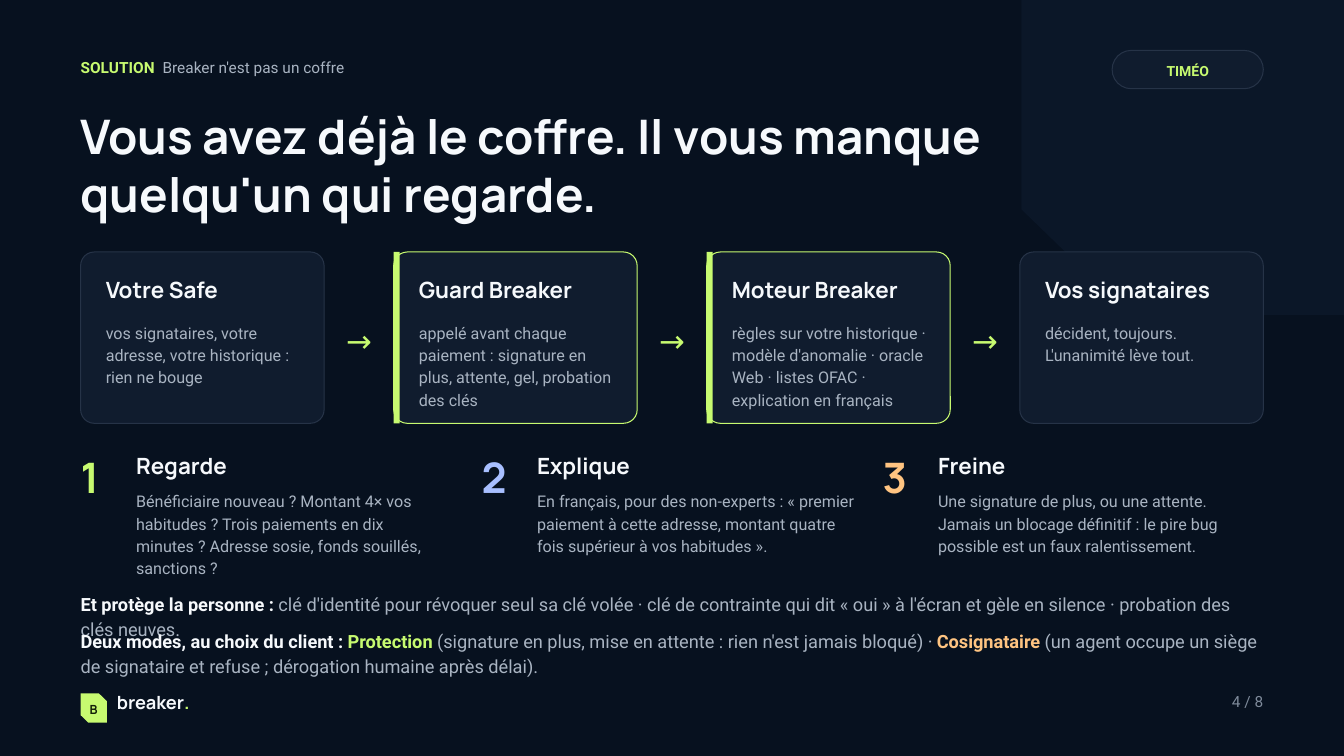
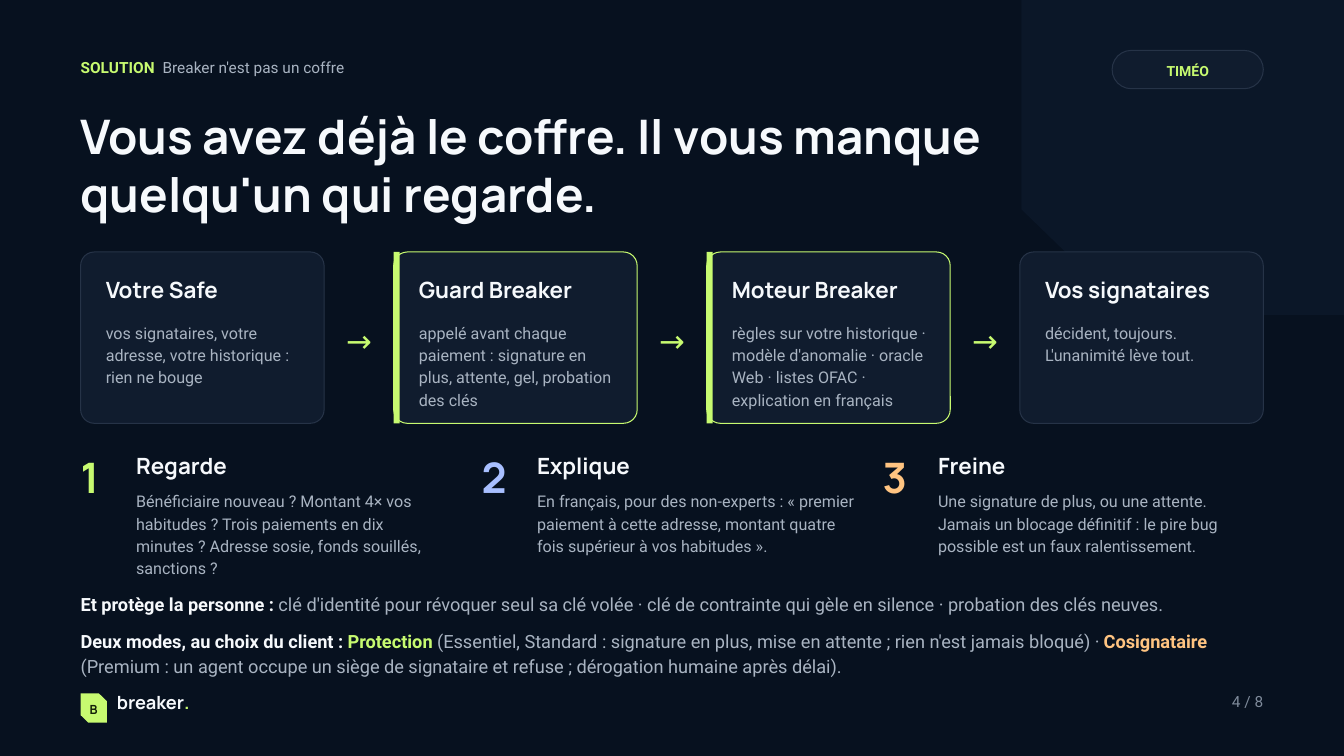
Before and after one commit to veryromain/hackathon-ia-cyber-romain-timeo, a slide deck: slide 4 of shared/pitch/Breaker-pitch.pptx. Drawn at 1344x756 pixels with LibreOffice and Linux fonts; fonts in the diff are those of the drawing. Boxes give left, top, right and bottom in pixels: in the first picture for what was removed or moved away, otherwise in the second. Text is boxed around its words. In the diff, an @@ line names an element or a change of style, - is before the commit and + after.

Commit message:
[shared] offre = gradation (une personne / du temps / un refus), Premium détaché de la taille de trésorerie, deck corrigé

```diff
--- a/shared/pitch/Breaker-pitch.pptx
+++ b/shared/pitch/Breaker-pitch.pptx
@@ text at box(81, 597, 1163, 615): text changed @@
-Et protège la personne : clé d'identité pour révoquer seul sa clé volée · clé de contrainte qui dit « oui » à l'écran et gèle en silence · probation des clés neuves.
+Et protège la personne : clé d'identité pour révoquer seul sa clé volée · clé de contrainte qui gèle en silence · probation des clés neuves.
@@ text at box(81, 633, 1208, 677): text changed @@
-Deux modes, au choix du client : Protection (signature en plus, mise en attente : rien n'est jamais bloqué) · Cosignataire (un agent occupe un siège de signataire et refuse ; dérogation humaine après délai).
+Deux modes, au choix du client : Protection (Essentiel, Standard : signature en plus, mise en attente ; rien n'est jamais bloqué) · Cosignataire (Premium : un agent occupe un siège de signataire et refuse ; dérogation humaine après délai).
```
Also in this commit, not shown: 6 other slides changed, 7 other files.
